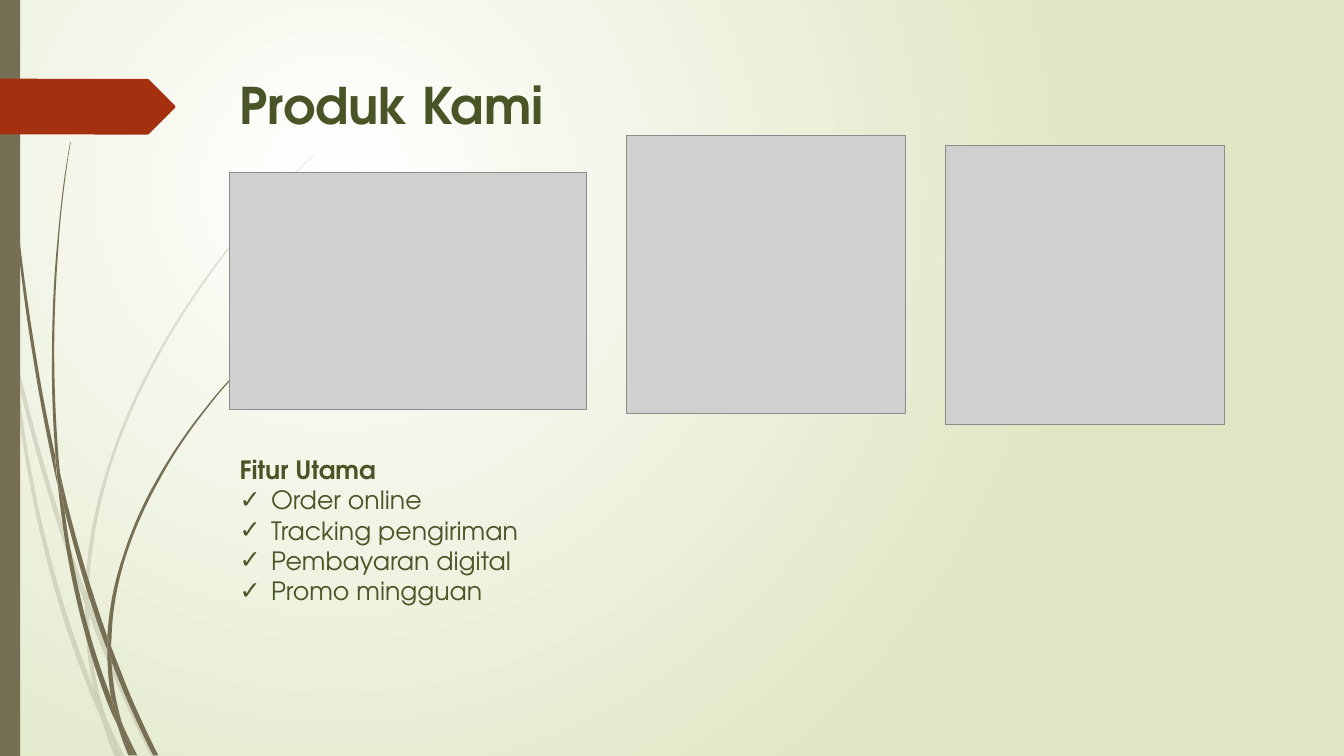
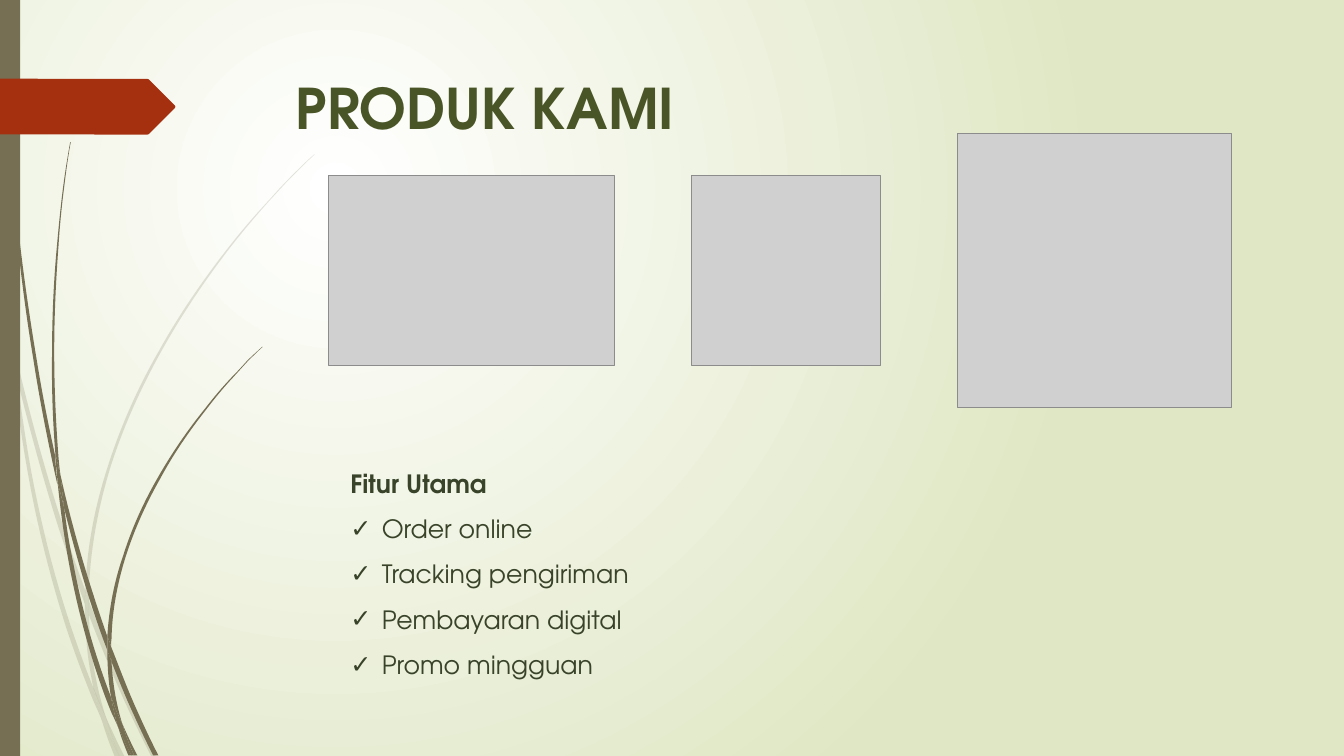
Before and after one commit to onysu/kursus, a slide deck: slide 3 of assets/files/Business-Pitch-Deck-7-Slide.pptx. Drawn at 1344x756 pixels with LibreOffice and Linux fonts; fonts in the diff are those of the drawing; grey boxes stand for pictures. Boxes give left, top, right and bottom in pixels: in the first picture for what was removed or moved away, otherwise in the second. Text is boxed around its words. In the diff, an @@ line names an element or a change of style, - is before the commit and + after.

```diff
--- a/assets/files/Business-Pitch-Deck-7-Slide.pptx
+++ b/assets/files/Business-Pitch-Deck-7-Slide.pptx
@@ title at [296, 87, 674, 130]: text changed; size 36 to 40 pt @@
-Produk Kami
+PRODUK KAMI
@@ picture: place and size @@
-picture at [946, 145, 1225, 424]
+picture at [958, 133, 1232, 407]
@@ picture: place and size @@
-picture at [230, 172, 587, 409]
+picture at [329, 175, 614, 365]
@@ picture: place and size @@
-picture at [627, 135, 906, 414]
+picture at [692, 175, 881, 365]
@@ text "Fitur Utama": place and size @@
-text "Fitur Utama" at [240, 459, 518, 606]
+text "Fitur Utama" at [350, 473, 629, 680]
@@ text "Fitur Utama" at [350, 473, 629, 680]: text colour #495526 to #39432A; line spacing 1 to 1.5 @@
```
Also in this commit, not shown: 4 other slides changed.
